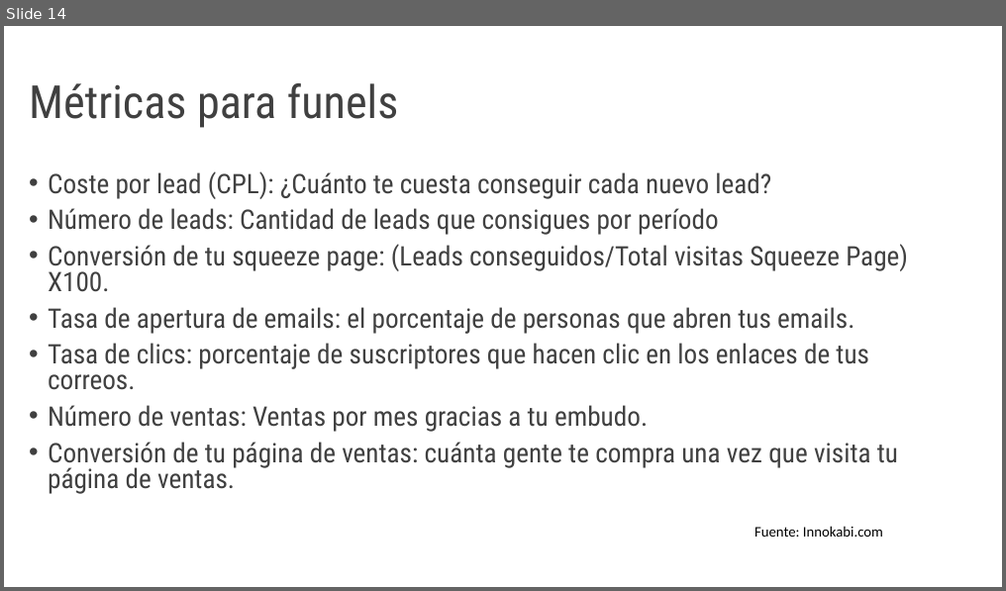
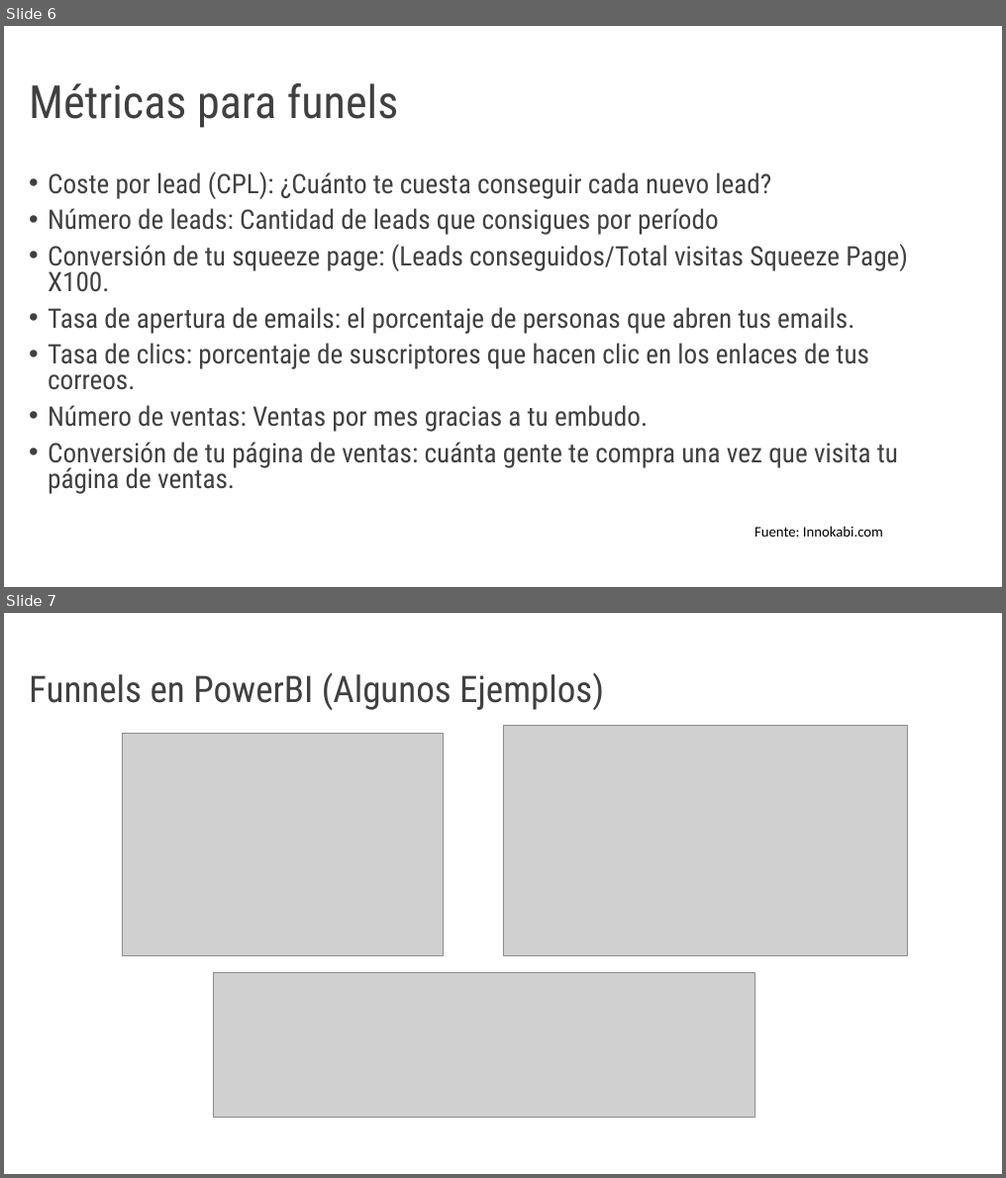
Before and after one commit to CesarLopez-Profe/EstrategiasEmpresariales, a slide deck: Diapositivas/2_OKRs_Funeles.pptx. Shown one above the other, each under a label of ours: slide 14 before the commit, slides 6 and 7 after it. The pictures are 1006x591 and 1006x1178 pixels, drawn with LibreOffice and Linux fonts; fonts in the diff are those of the drawing; grey boxes stand for pictures; background and template pictures are left out. Boxes give left, top, right and bottom in pixels: in the first picture for what was removed or moved away, otherwise in the second. Text is boxed around its words. In the diff, an @@ line names an element or a change of style, - is before the commit and + after.

```diff
--- a/Diapositivas/2_OKRs_Funeles.pptx
+++ b/Diapositivas/2_OKRs_Funeles.pptx
@@ slide 7 added at bbox=[4, 613, 1002, 1174], background picture (left out) @@
@@ title added at bbox=[29, 672, 604, 710], 35.3 pt, text #404040 @@
+Funnels en PowerBI (Algunos Ejemplos)
@@ picture added at bbox=[503, 725, 908, 956] @@
@@ picture added at bbox=[122, 733, 443, 956] @@
@@ picture added at bbox=[213, 972, 754, 1118] @@
@@ what was slide 14 is now slide 6 @@
```
Also in this commit, not shown: 1 slide changed, 1 other slide added, 2 slides removed, 3 other files.
